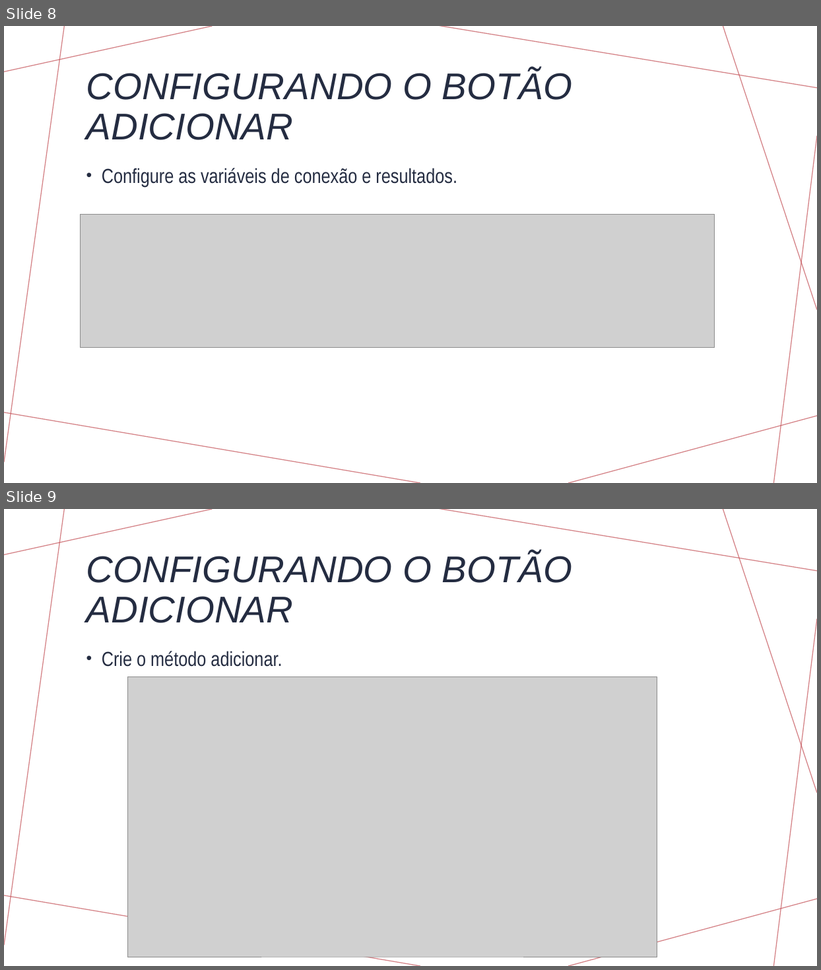
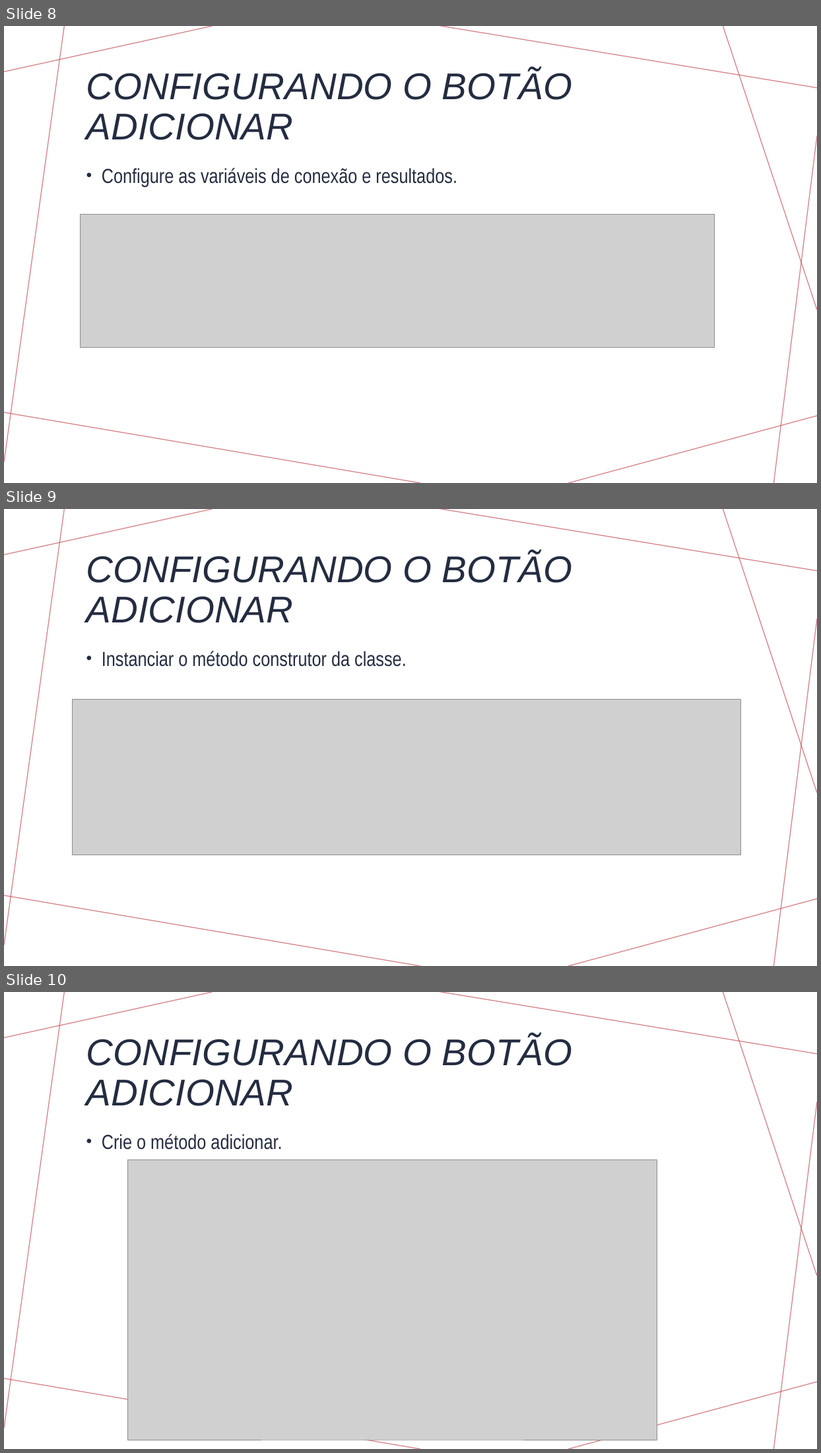
Before and after one commit to ProfAndersonVanin/crud_java_mysql, a slide deck: Aulas/Java + MySQL - Aula 11.pptx. Shown one above the other, each under a label of ours: slides 8 and 9 before the commit, slides 8, 9 and 10 after it. The pictures are 821x970 and 821x1453 pixels, drawn with LibreOffice and Linux fonts; fonts in the diff are those of the drawing; grey boxes stand for pictures. Boxes give left, top, right and bottom in pixels: in the first picture for what was removed or moved away, otherwise in the second. Text is boxed around its words. In the diff, an @@ line names an element or a change of style, - is before the commit and + after.

Commit message:
Correção da Aula 11 adicionado slide 9

```diff
--- a/Aulas/Java + MySQL - Aula 11.pptx
+++ b/Aulas/Java + MySQL - Aula 11.pptx
@@ slide 9 added at box(4, 509, 817, 966), background #FFFFFF; not listed: 7 template elements that a slide beside it also shows @@
@@ title added at box(86, 553, 572, 623), 44 pt, text #242C41, italic @@
+CONFIGURANDO O BOTÃO ADICIONAR
@@ text added at box(102, 651, 407, 667), 24 pt, text #242C41 @@
+• Instanciar o método construtor da classe.
@@ picture added at box(73, 700, 741, 855) @@
@@ what was slide 9 is now slide 10 @@
```
